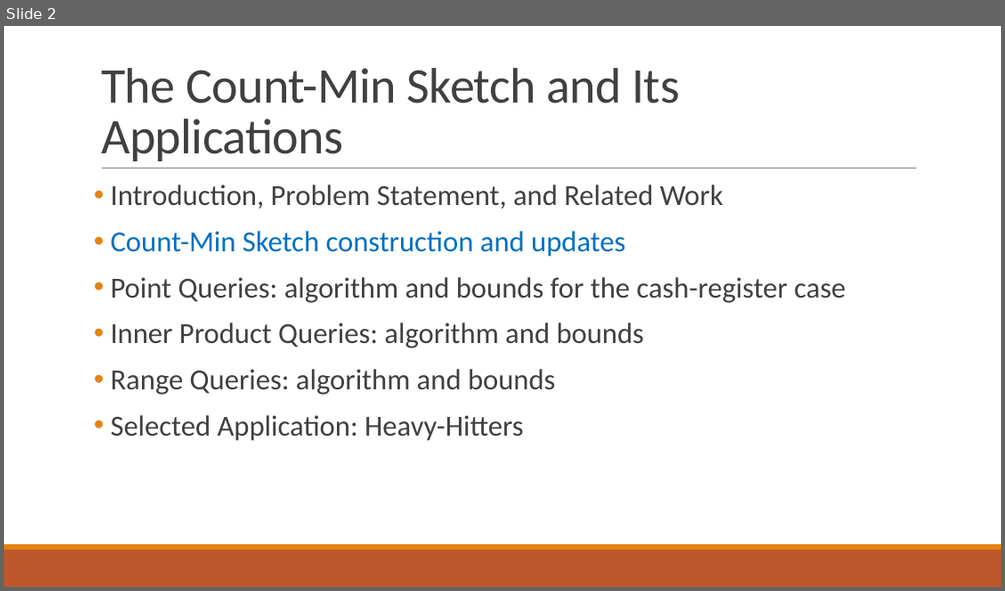
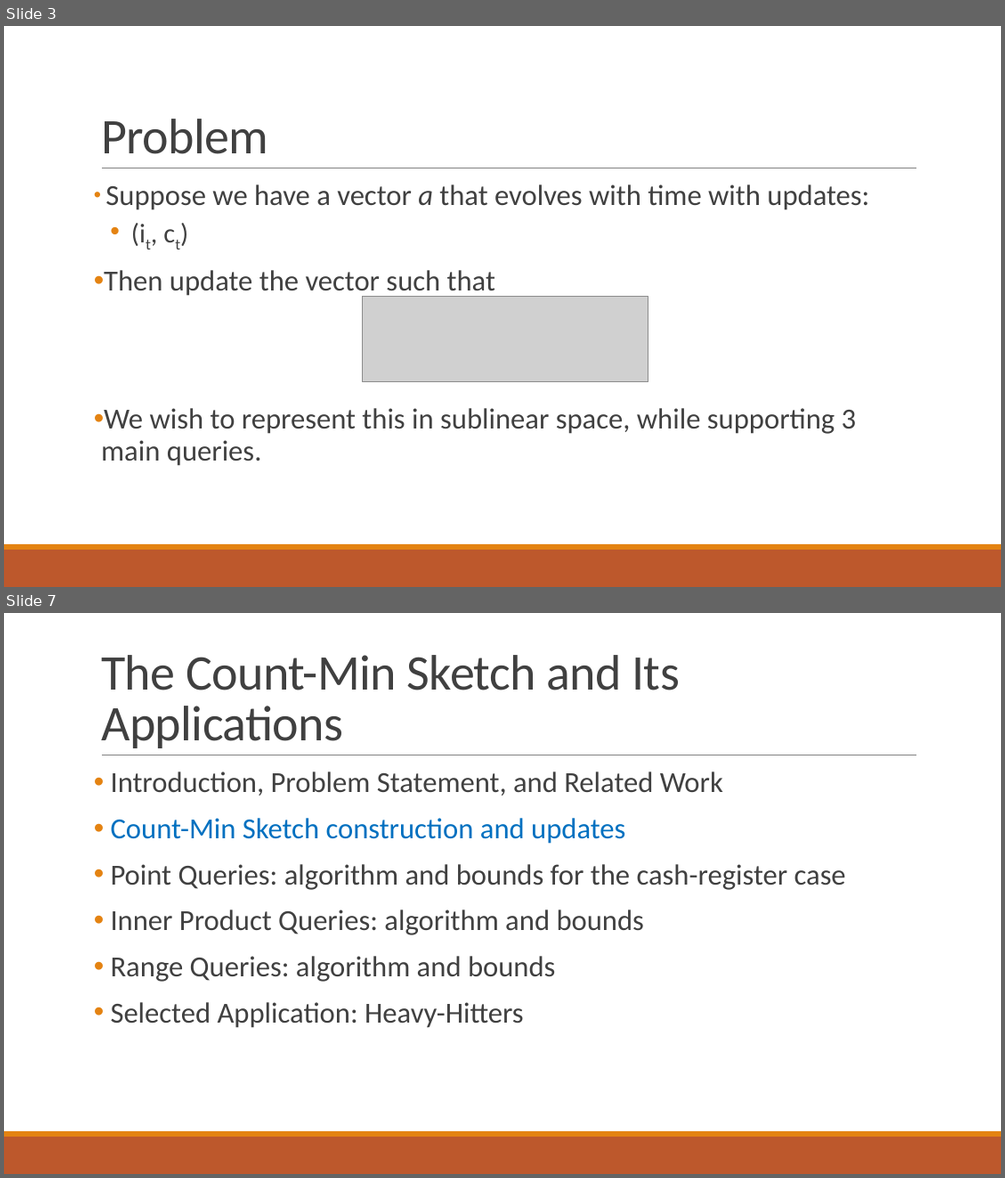
Before and after one commit to ewagner46/count_min_sketch_technical_summary, a slide deck: count_min_sketch_talk_EW.pptx. Shown one above the other, each under a label of ours: slide 2 before the commit, slides 3 and 7 after it; the slides between them are not shown. The pictures are 1005x591 and 1005x1178 pixels, drawn with LibreOffice and Linux fonts; fonts in the diff are those of the drawing; grey boxes stand for pictures. Boxes give left, top, right and bottom in pixels: in the first picture for what was removed or moved away, otherwise in the second. Text is boxed around its words. In the diff, an @@ line names an element or a change of style, - is before the commit and + after.

```diff
--- a/count_min_sketch_talk_EW.pptx
+++ b/count_min_sketch_talk_EW.pptx
@@ slide 3 added at bbox=[4, 26, 1001, 587], background #FFFFFF; not listed: 3 template elements that a slide beside it also shows @@
@@ title added at bbox=[101, 119, 268, 154], 48 pt, text #404040 @@
+Problem
@@ text added at bbox=[101, 184, 869, 466], 28 pt, text #404040 @@
+• Suppose we have a vector a that evolves with time with updates:
+  • (it, ct)
+• Then update the vector such that
+• We wish to represent this in sublinear space, while supporting 3 main queries.
@@ picture added at bbox=[362, 296, 647, 381] @@
@@ what was slide 2 is now slide 7 @@
```
Also in this commit, not shown: 6 slides changed, 12 other slides added, 1 other file.
